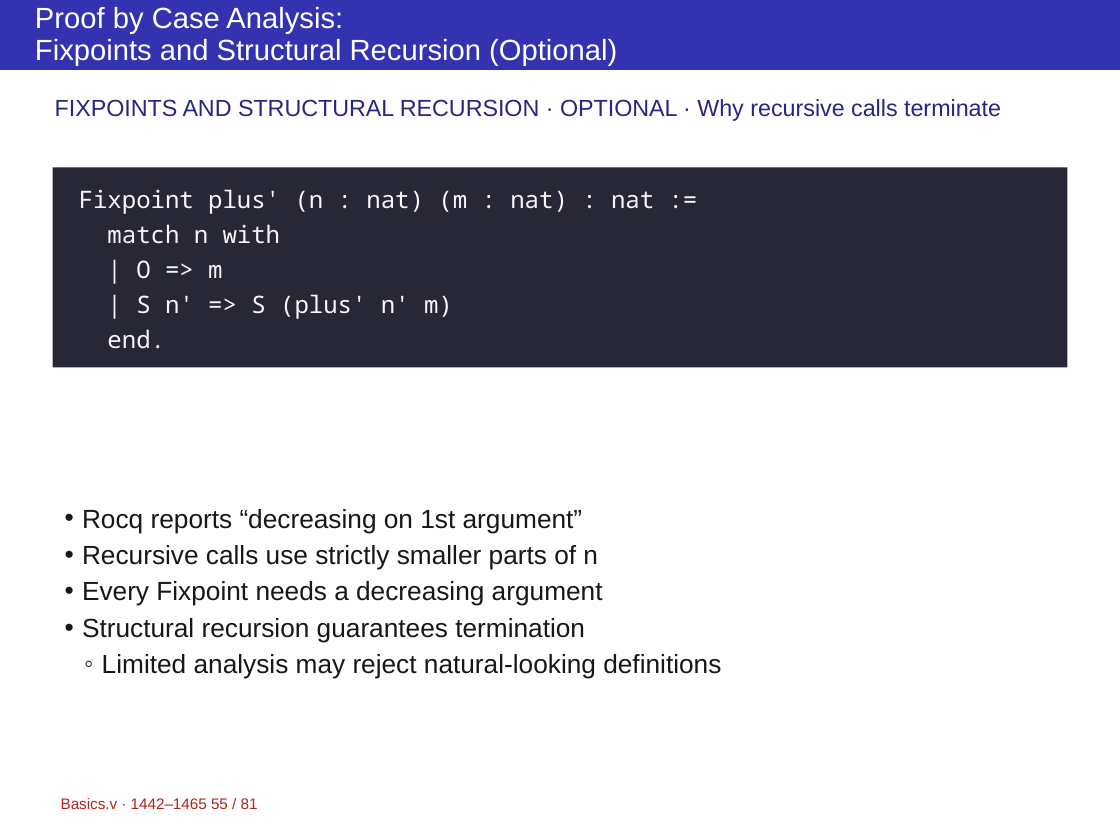
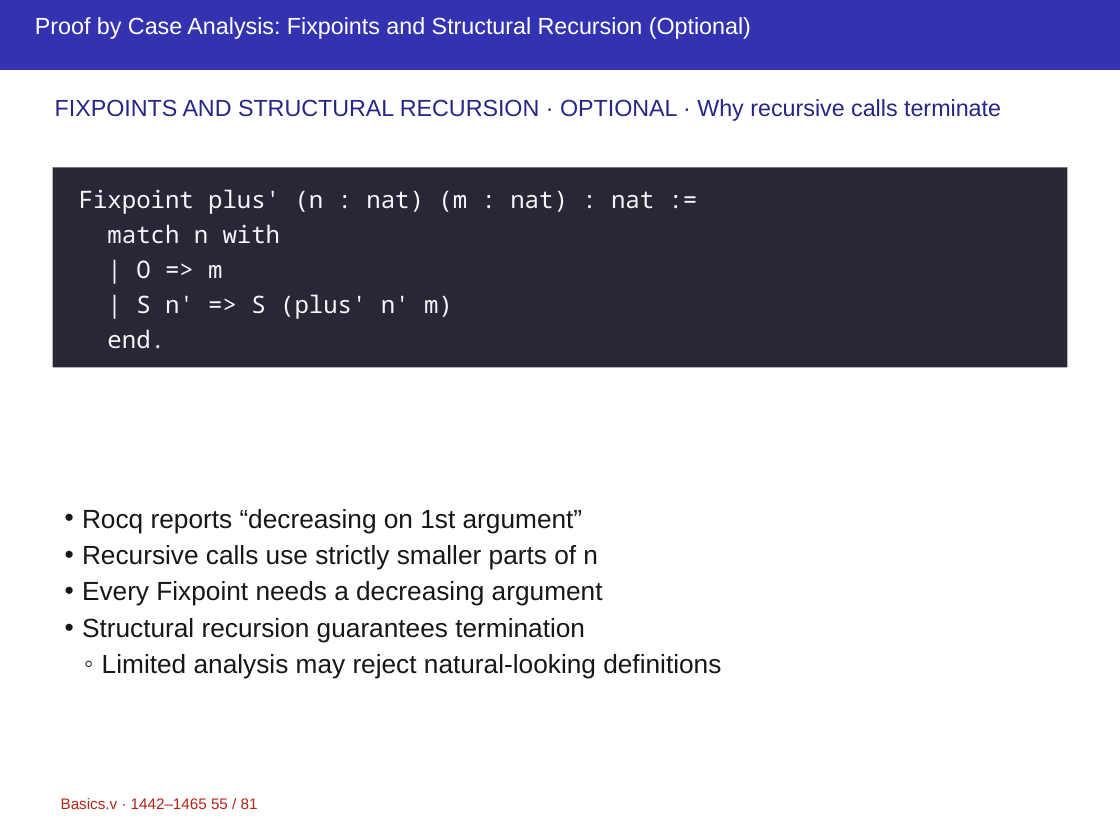
Before and after one commit to yuanruizhang5a/ppt-master, a slide deck: slide 55 of projects/course-rocq/Basics-2.pptx. Drawn at 1120x840 pixels with LibreOffice and Linux fonts; fonts in the diff are those of the drawing. Boxes give left, top, right and bottom in pixels: in the first picture for what was removed or moved away, otherwise in the second. Text is boxed around its words. In the diff, an @@ line names an element or a change of style, - is before the commit and + after.

```diff
--- a/projects/course-rocq/Basics-2.pptx
+++ b/projects/course-rocq/Basics-2.pptx
@@ text at bbox=[35, 17, 751, 39]: text changed; size 20 to 16 pt @@
-Proof by Case Analysis:
-Fixpoints and Structural Recursion (Optional)
+Proof by Case Analysis: Fixpoints and Structural Recursion (Optional)
```
Also in this commit, not shown: 14 other slides changed, 6 other files.
